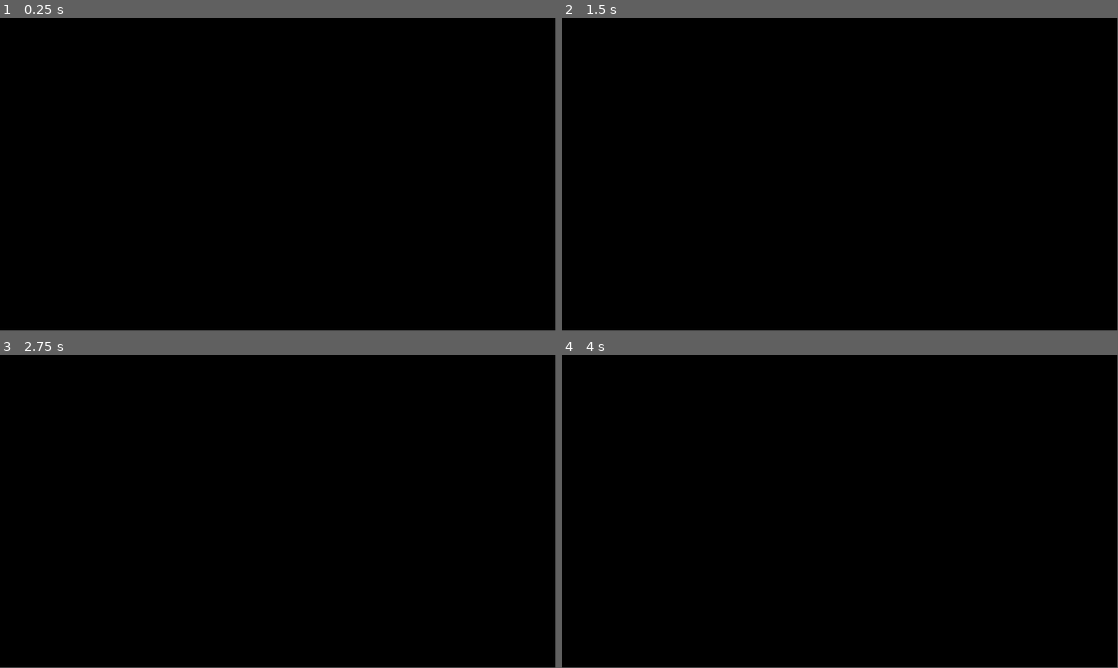
Above: before the commit, frames 1-4 (two rows, left to right).
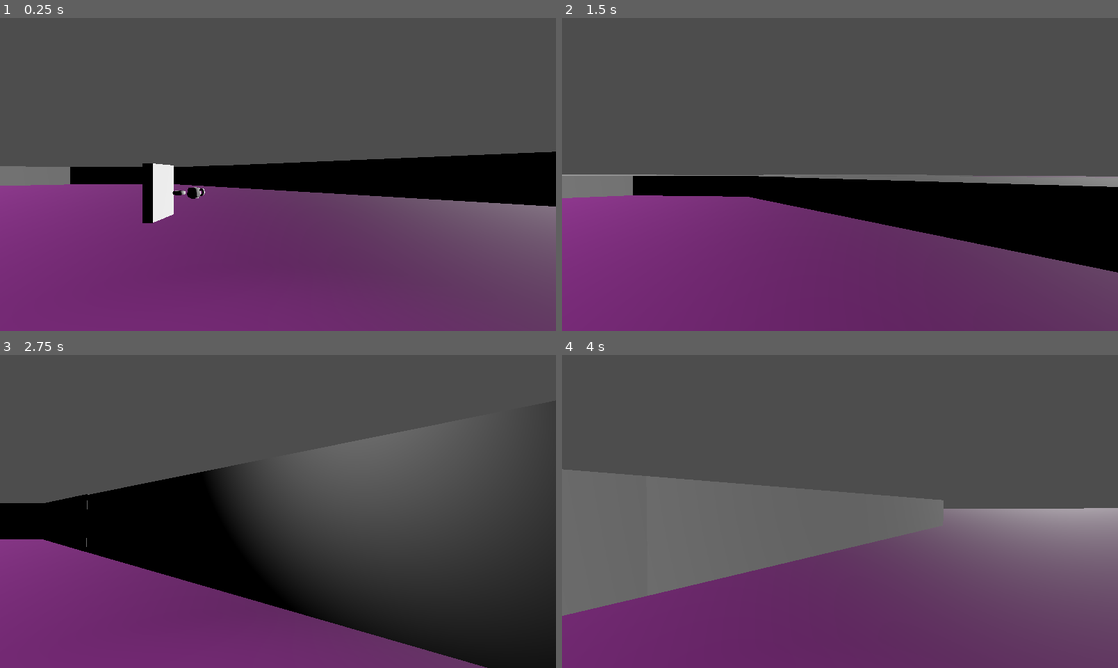
Above: after the commit, the same moments.

Repository: Mats2208/TESTING-GODOT
Game: Godot game, scene res://world.tscn
Same seed, same stepped clock (60 frames per second), same inputs: the game is played once before the commit and once after it.
Inputs (mouse positions are in pixels of both pictures, inside the frame that each line leads up to):
- Up to frame 1 (0.25 s): no input
- Up to frame 2 (1.5 s): tap Enter at 0.5 s; move the mouse to (867, 171) at 0.52 s; hold W (mover_adelante) from 0.53 s (still down); tap Space (Salto) at 0.77 s; move the mouse to (812, 174) at 1.27 s
- Up to frame 3 (2.75 s): keep holding W (mover_adelante); tap Space (Salto) at 1.52 s; move the mouse to (289, 505) at 2.02 s
- Up to frame 4 (4 s): keep holding W (mover_adelante); move the mouse to (834, 514) at 2.77 s; tap Space (Salto) at 3.02, 3.77 s; move the mouse to (878, 514) at 3.52 s
In our replay, the window is 799x449 before the commit and 800x450 after it. These sizes can differ from the game's own. Grey fills any space a smaller window leaves; there, only what the larger window draws over its background counts as a difference.

The runs differ from the first frame. In frame 1, 91% of the frame differs, in the area x 0-100%, y 0-100%; in frame 2, 87%; in frame 3, 86%; in frame 4, 100%.

Commit message:
Adicionando Blender y mapas de godot

Diff:
--- /dev/null
+++ b/character/casa_4.tscn
@@ -0,0 +1,5 @@
+[gd_scene format=3 uid="uid://buoson540nfv1"]
+
+[ext_resource type="PackedScene" uid="uid://db2ojd7omdpa1" path="res://casa 4.glb" id="1_7u3f0"]
+
+[node name="casa 4" unique_id=622407882 instance=ExtResource("1_7u3f0")]
--- /dev/null
+++ b/character/node_3d.tscn
@@ -0,0 +1,7 @@
+[gd_scene format=3 uid="uid://lahuq7kejhj0"]
+
+[ext_resource type="PackedScene" uid="uid://cyvk754r2homl" path="res://casa 3.glb" id="1_a202f"]
+
+[node name="Node3D" type="Node3D" unique_id=982777007]
+
+[node name="casa 3" parent="." unique_id=1515594225 instance=ExtResource("1_a202f")]
--- /dev/null
+++ b/character/plano.tscn
@@ -0,0 +1,5 @@
+[gd_scene format=3 uid="uid://c70t1csga6lck"]
+
+[ext_resource type="PackedScene" uid="uid://cwi7hhw3cb5x3" path="res://Plano.glb" id="1_pnhbd"]
+
+[node name="Plano" unique_id=1597027987 instance=ExtResource("1_pnhbd")]
--- a/character/player.gd
+++ b/character/player.gd
@@ -1,7 +1,7 @@
 extends CharacterBody3D
 
 @export var speed: float = 7
-@export var jump_force: float = 2
+@export var jump_force: float = 5
 @export var sensibilidad_mouse: float = 0.002
 
 @onready var camera: Camera3D = $Camera3D
--- a/character/player.tscn
+++ b/character/player.tscn
@@ -3,8 +3,16 @@
 [ext_resource type="Script" uid="uid://d3up7fruud7cn" path="res://player.gd" id="1_4flbx"]
 
 [sub_resource type="CapsuleShape3D" id="CapsuleShape3D_fj7yv"]
+margin = 0.0
+radius = 0.35
+height = 1.7
+
+[sub_resource type="StandardMaterial3D" id="StandardMaterial3D_4flbx"]
 
 [sub_resource type="CapsuleMesh" id="CapsuleMesh_tlwt5"]
+material = SubResource("StandardMaterial3D_4flbx")
+radius = 0.35
+height = 1.7
 
 [node name="Player" type="CharacterBody3D" unique_id=305301680]
 script = ExtResource("1_4flbx")
@@ -16,5 +24,8 @@
 mesh = SubResource("CapsuleMesh_tlwt5")
 
 [node name="Camera3D" type="Camera3D" parent="." unique_id=2038735478]
-transform = Transform3D(1, 0, 0, 0, 1, 0, 0, 0, 1, 0, 0.94193006, -0.35538226)
-fov = 116.617195
+transform = Transform3D(1, 0, 0, 0, 1, 0, 0, 0, 1, 0, 0.28441763, -0.50854236)
+fov = 60.0
+
+[node name="SpotLight3D" type="SpotLight3D" parent="." unique_id=771022356]
+transform = Transform3D(1, 0, 0, 0, 0.70294803, 0.7112413, 0, -0.7112413, 0.70294803, 0, 3.11097, -0.96892667)
--- a/character/project.godot
+++ b/character/project.godot
@@ -14,6 +14,11 @@
 run/main_scene="res://world.tscn"
 config/features=PackedStringArray("4.6", "Forward Plus")
 config/icon="res://icon.svg"
+
+[display]
+
+window/size/viewport_width=1280
+window/size/viewport_height=720
 
 [input]
 
--- a/character/world.tscn
+++ b/character/world.tscn
@@ -1,27 +1,35 @@
 [gd_scene format=3 uid="uid://chai101pc8ojs"]
 
 [ext_resource type="PackedScene" uid="uid://drqjvda3cfi46" path="res://player.tscn" id="1_f3sb7"]
+[ext_resource type="PackedScene" uid="uid://cwi7hhw3cb5x3" path="res://Plano.glb" id="1_fj7yv"]
+[ext_resource type="PackedScene" uid="uid://0ea5uulprale" path="res://LEARNING 1.glb" id="1_tlwt5"]
 
 [sub_resource type="PhysicsMaterial" id="PhysicsMaterial_f3sb7"]
 
 [sub_resource type="BoxShape3D" id="BoxShape3D_f3sb7"]
 size = Vector3(1.5625, 4.9101563, 1)
 
+[sub_resource type="PhysicsMaterial" id="PhysicsMaterial_fj7yv"]
+
 [sub_resource type="StandardMaterial3D" id="StandardMaterial3D_f3sb7"]
 albedo_color = Color(1, 0.3529412, 1, 1)
 
-[sub_resource type="PhysicsMaterial" id="PhysicsMaterial_fj7yv"]
-
 [sub_resource type="BoxShape3D" id="BoxShape3D_fj7yv"]
-size = Vector3(7.458, 18, 1)
+size = Vector3(11.0163555, 25.055664, 1)
 
 [node name="World" type="Node3D" unique_id=1488725184]
 
+[node name="LEARNING 1" parent="." unique_id=1632289880 instance=ExtResource("1_tlwt5")]
+transform = Transform3D(1, 0, 0, 0, 1, 0, 0, 0, 1, -134.42633, 1.1935338, -10.137303)
+
+[node name="Plano" parent="." unique_id=1597027987 instance=ExtResource("1_fj7yv")]
+transform = Transform3D(1, 0, 0, 0, 1, 0, 0, 0, 1, 0, 0.44, 0)
+
 [node name="Player" parent="." unique_id=305301680 instance=ExtResource("1_f3sb7")]
-transform = Transform3D(1, 0, 0, 0, 1, 0, 0, 0, 1, 0, 1.9714001, -0.25513566)
+transform = Transform3D(1, 0, 0, 0, 1, 0, 0, 0, 1, -132.04034, 1.5281539, -3.0828552)
 
 [node name="CSGBox3D" type="CSGBox3D" parent="." unique_id=732416575]
-transform = Transform3D(6.7678537, 0, 0, 0, 1.191452, 0, 0, 0, 1.3971622, 0, 3.878769, -2.325019)
+transform = Transform3D(6.7678537, 0, 0, 0, 1.191452, 0, 0, 0, 1.3971622, 0, 4.494, 2.46)
 size = Vector3(1.5644531, 5.7928467, 1)
 
 [node name="StaticBody3D" type="StaticBody3D" parent="CSGBox3D" unique_id=331957182]
@@ -31,14 +39,19 @@
 transform = Transform3D(0.9999994, 0, 0, 0, 0.99999976, 0, 0, 0, 0.9999741, 0, 0, 0)
 shape = SubResource("BoxShape3D_f3sb7")
 
-[node name="Piso" type="CSGBox3D" parent="." unique_id=291555059]
-transform = Transform3D(4.139291, 0, 0, 0, -7.369904e-08, -0.99999994, 0, 1.6860375, -4.3711385e-08, 0, 3.07986e-07, -4.1498985)
-size = Vector3(7.458008, 18.00293, 1)
-material = SubResource("StandardMaterial3D_f3sb7")
-
-[node name="StaticBody3D" type="StaticBody3D" parent="Piso" unique_id=963798790]
+[node name="StaticBody3D" type="StaticBody3D" parent="." unique_id=963798790]
+transform = Transform3D(40, 0, 0, 0, -6.993822e-07, -1, 0, 16, -4.371139e-08, -7.4802322, 5.6823575e-07, -10.103719)
 disable_mode = 1
 physics_material_override = SubResource("PhysicsMaterial_fj7yv")
 
-[node name="CollisionShape3D" type="CollisionShape3D" parent="Piso/StaticBody3D" unique_id=91304943]
+[node name="Piso" type="CSGBox3D" parent="StaticBody3D" unique_id=291555059]
+transform = Transform3D(1, 0, 0, 0, 0.9999999, 0, 0, -7.1054274e-15, 0.9999999, -0.03587514, -0.07431769, 5.48053e-09)
+size = Vector3(11.072266, 25.06543, 1)
+material = SubResource("StandardMaterial3D_f3sb7")
+
+[node name="CollisionShape3D" type="CollisionShape3D" parent="StaticBody3D" unique_id=91304943]
+transform = Transform3D(1, 0, 0, 0, 0.99999905, 5.151435e-13, 0, -2.8990144e-12, 0.9999755, 0.0072015524, -0.024902344, -2.8705927e-12)
 shape = SubResource("BoxShape3D_fj7yv")
+
+[node name="DirectionalLight3D" type="DirectionalLight3D" parent="." unique_id=1021308786]
+transform = Transform3D(-0.5972317, -0.16021219, 0.7859047, -0.111198395, 0.98692375, 0.11668847, -0.79432315, -0.017701302, -0.6072375, 0, 29.64033, 0)
Binary file added: character/LEARNING 1.glb
Not shown, added: character/LEARNING 1.glb.import
Binary file added: character/Plano.glb
Not shown, added: character/Plano.glb.import
Binary file added: character/Plano_green_terracotta.png
Not shown, added: character/Plano_green_terracotta.png.import
Binary file added: character/casa 3.glb
Not shown, added: character/casa 3.glb.import
Binary file added: character/casa 4.glb
Not shown, added: character/casa 4.glb.import
Not shown, added: BLENDER/LEARNING 1.blend
Not shown, added: BLENDER/Plano.blend
(and 2 more such lines)
